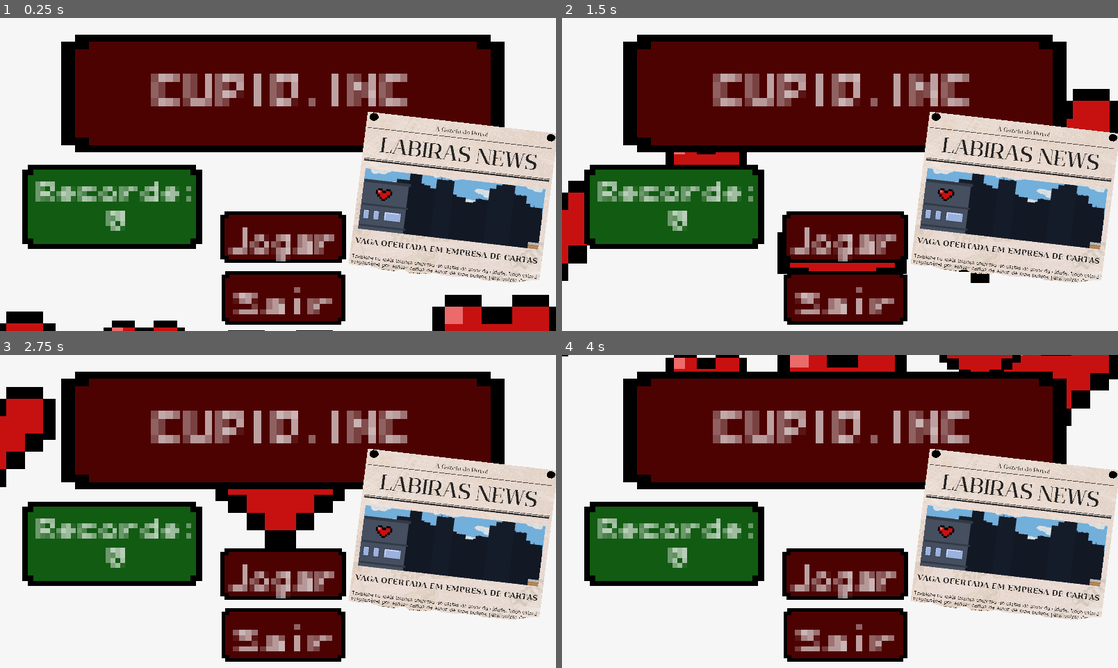
Above: before the commit, frames 1-4 (two rows, left to right).
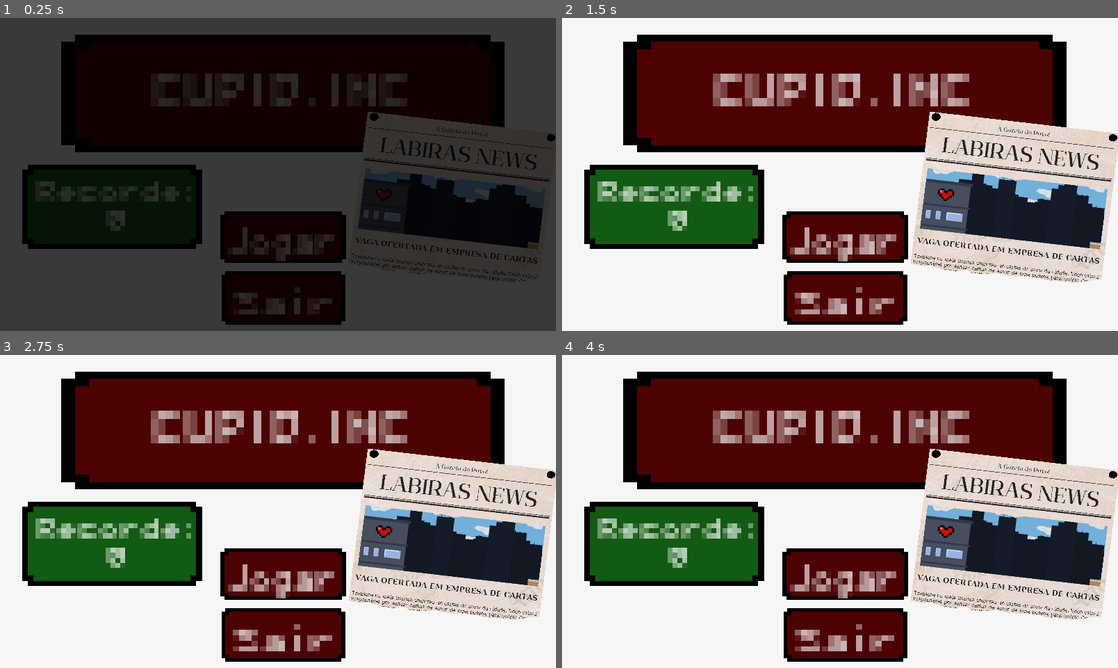
Above: after the commit, the same moments.

Repository: SoaresDavidson/CUPID.inc
Game: Godot game, scene res://scenes/menu.tscn
The game is run twice, just before and just after one commit, with the same random seed, the same clock (stepped at 60 frames per second) and the same inputs.
Inputs:
- Up to frame 1 (0.25 s): no input
- Up to frame 2 (1.5 s): hold D (right) 0.53-1.28 s; hold S (down) from 1.28 s (still down)
- Up to frame 3 (2.75 s): release S (down) at 2.03 s; hold D (right) from 2.03 s (still down)
- Up to frame 4 (4 s): release D (right) at 2.78 s; hold W (up) 2.78-3.53 s; hold A (left) from 3.53 s (still down)

The runs differ from the first frame. In frame 1, 92% of the frame differs, in the area x 0-100%, y 0-100%; in frame 2, 3.7%; in frame 3, 4.8%; in frame 4, 4.5%.

Commit message:
Prédios coloridos modificados, FadeIns adicionados, chance de ódio aumentada

Diff:
--- a/scenes/background.tscn
+++ b/scenes/background.tscn
@@ -4,7 +4,6 @@
 [ext_resource type="Texture2D" uid="uid://c0e871jhs067" path="res://assets/spritenuvens.png" id="2_uw14u"]
 [ext_resource type="Texture2D" uid="uid://dxq2s0nfuotm" path="res://assets/spritecasas.png" id="3_k7png"]
 [ext_resource type="FontFile" uid="uid://fenv4xgdmyyy" path="res://fonts/PixelOperator8.ttf" id="4_sn5u2"]
-
 
 [sub_resource type="CompressedTexture2D" id="CompressedTexture2D_24pks"]
 load_path = "res://.godot/imported/spritepredios.png-8cececd6b6ee0df2bdb3299bad70a3ab.ctex"
@@ -37,6 +36,7 @@
 expand_mode = 1
 
 [node name="PrediosPerto" type="ParallaxLayer" parent="."]
+modulate = Color(0.650128, 0.650128, 0.650128, 1)
 motion_scale = Vector2(0, 0)
 motion_offset = Vector2(500, 0)
 motion_mirroring = Vector2(1152, 0)
--- a/scenes/jogo_2.tscn
+++ b/scenes/jogo_2.tscn
@@ -11,6 +11,21 @@
 [ext_resource type="Texture2D" uid="uid://dcv1m5ow3ebyq" path="res://placeholders/meta do dia.png" id="9_cm3uy"]
 [ext_resource type="PackedScene" uid="uid://dgy0abhfd7x7v" path="res://scenes/textoruim.tscn" id="10_ohgvg"]
 
+[sub_resource type="Animation" id="Animation_mekmd"]
+resource_name = "Fadein"
+tracks/0/type = "value"
+tracks/0/imported = false
+tracks/0/enabled = true
+tracks/0/path = NodePath(".:modulate")
+tracks/0/interp = 1
+tracks/0/loop_wrap = true
+tracks/0/keys = {
+"times": PackedFloat32Array(0, 1),
+"transitions": PackedFloat32Array(1, 1),
+"update": 0,
+"values": [Color(0, 0, 0, 1), Color(1, 1, 1, 1)]
+}
+
 [sub_resource type="Animation" id="Animation_vum8c"]
 resource_name = "Fadeout"
 length = 2.0
@@ -88,6 +103,7 @@
 
 [sub_resource type="AnimationLibrary" id="AnimationLibrary_ya8fi"]
 _data = {
+"Fadein": SubResource("Animation_mekmd"),
 "Fadeout": SubResource("Animation_vum8c"),
 "RESET": SubResource("Animation_gebqc"),
 "chegando": SubResource("Animation_td6c6"),
@@ -102,6 +118,7 @@
 libraries = {
 "": SubResource("AnimationLibrary_ya8fi")
 }
+autoplay = "Fadein"
 
 [node name="escritorio_sprite" parent="." instance=ExtResource("1_5viur")]
 position = Vector2(0, -3)
--- a/scenes/menu.tscn
+++ b/scenes/menu.tscn
@@ -7,6 +7,21 @@
 [ext_resource type="Texture2D" uid="uid://c5auxjadgayr7" path="res://assets/spritecoração.png" id="5_xb4tc"]
 [ext_resource type="Texture2D" uid="uid://bvlu8yk4ervu1" path="res://assets/botãoverde.png" id="6_fj4yt"]
 [ext_resource type="Texture2D" uid="uid://c6igun7i4hrfd" path="res://assets/jornal.png" id="7_mqhc5"]
+
+[sub_resource type="Animation" id="Animation_psrnh"]
+resource_name = "Fadein"
+tracks/0/type = "value"
+tracks/0/imported = false
+tracks/0/enabled = true
+tracks/0/path = NodePath(".:modulate")
+tracks/0/interp = 1
+tracks/0/loop_wrap = true
+tracks/0/keys = {
+"times": PackedFloat32Array(0, 1),
+"transitions": PackedFloat32Array(1, 1),
+"update": 0,
+"values": [Color(0, 0, 0, 1), Color(1, 1, 1, 1)]
+}
 
 [sub_resource type="Animation" id="Animation_5w4na"]
 resource_name = "Fadeout"
@@ -178,6 +193,7 @@
 
 [sub_resource type="AnimationLibrary" id="AnimationLibrary_cernx"]
 _data = {
+"Fadein": SubResource("Animation_psrnh"),
 "Fadeout": SubResource("Animation_5w4na"),
 "RESET": SubResource("Animation_cbvxy"),
 "default": SubResource("Animation_xe221")
--- a/script/main.gd
+++ b/script/main.gd
@@ -36,7 +36,7 @@
 	$"botãocartachegando".hide()
 	animation_player.play("RESET")
 	if GlobalVars.cartasnegadas != 0:
-		var sorteio = randi_range(0, 2)
+		var sorteio = randi_range(0, 1)
 		if sorteio == 1:
 			cartadeodio()
 			return
--- a/script/menu.gd
+++ b/script/menu.gd
@@ -3,6 +3,7 @@
 #@onready var label_2 = $Label2
 
 func _ready():
+	$AnimationPlayer.play("Fadein")
 	GlobalVars.botão_pressionado = 1
 	MenuMusic.get_child(0).play()
 	GlobalVars.load_score()
Not shown, added: export_presets.cfg
Not shown: 1 places in scenes/jogo_2.tscn that only renumber resources
Not shown: 1 places in scenes/menu.tscn that only renumber resources
